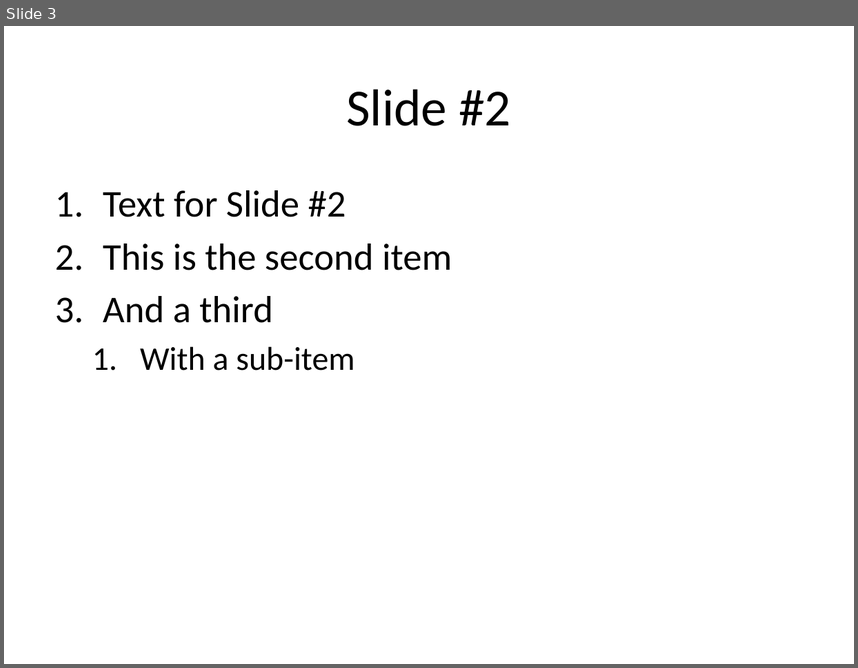
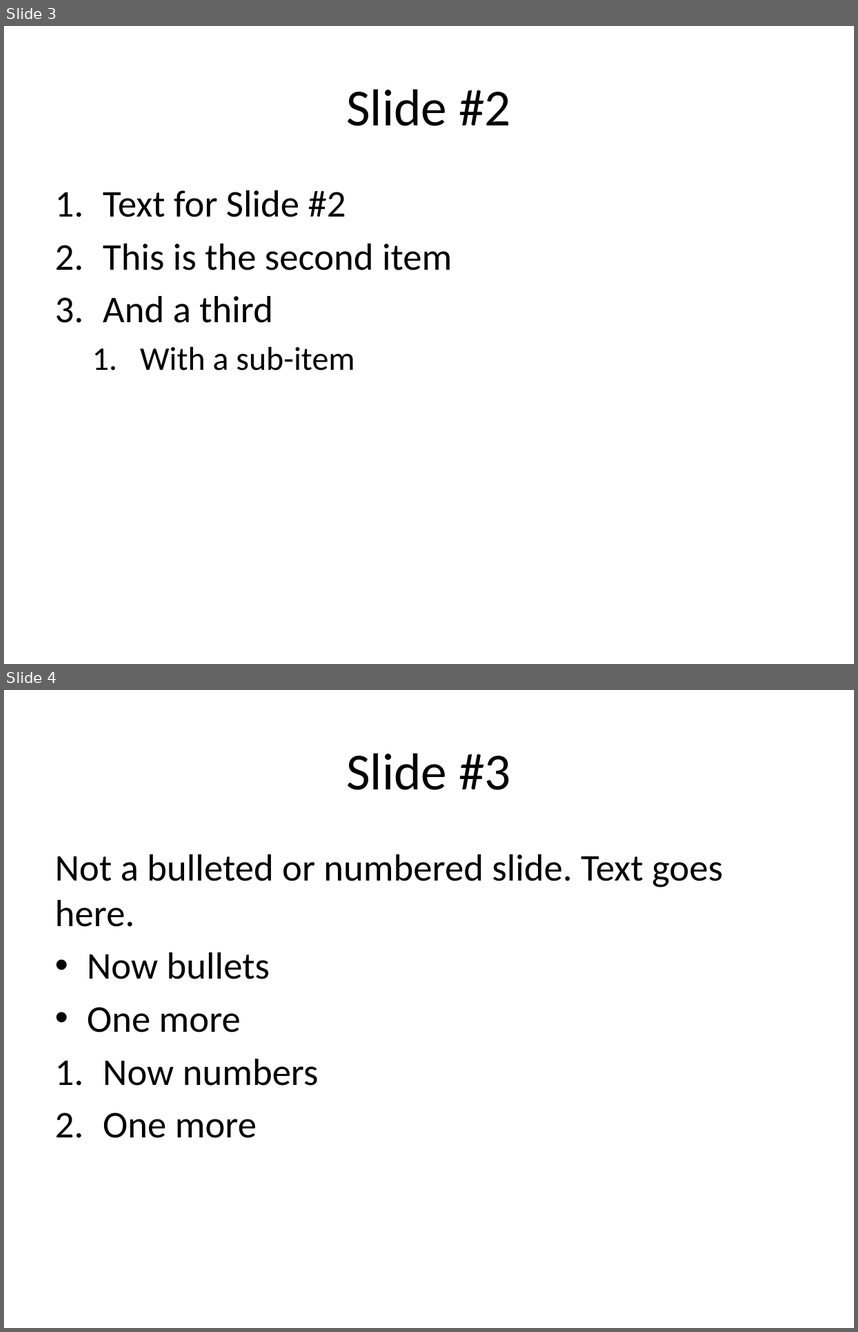
Before and after one commit to mjwhitta/pptxt, a slide deck: test.pptx. Shown one above the other, each under a label of ours: slide 3 before the commit, slides 3 and 4 after it. The pictures are 858x668 and 858x1332 pixels, drawn with LibreOffice and Linux fonts; fonts in the diff are those of the drawing. Boxes give left, top, right and bottom in pixels: in the first picture for what was removed or moved away, otherwise in the second. Text is boxed around its words. In the diff, an @@ line names an element or a change of style, - is before the commit and + after.

```diff
--- a/test.pptx
+++ b/test.pptx
@@ slide 4 added at [4,690,854,1328], background #FFFFFF @@
@@ title added at [346,753,511,790], 44 pt, text #000000 @@
+Slide #3
@@ text added at [55,854,723,1138], 32 pt, text #000000 @@
+Not a bulleted or numbered slide. Text goes here.
+• Now bullets
+• One more
+1. Now numbers
+2. One more
```
Also in this commit, not shown: 1 other file.
